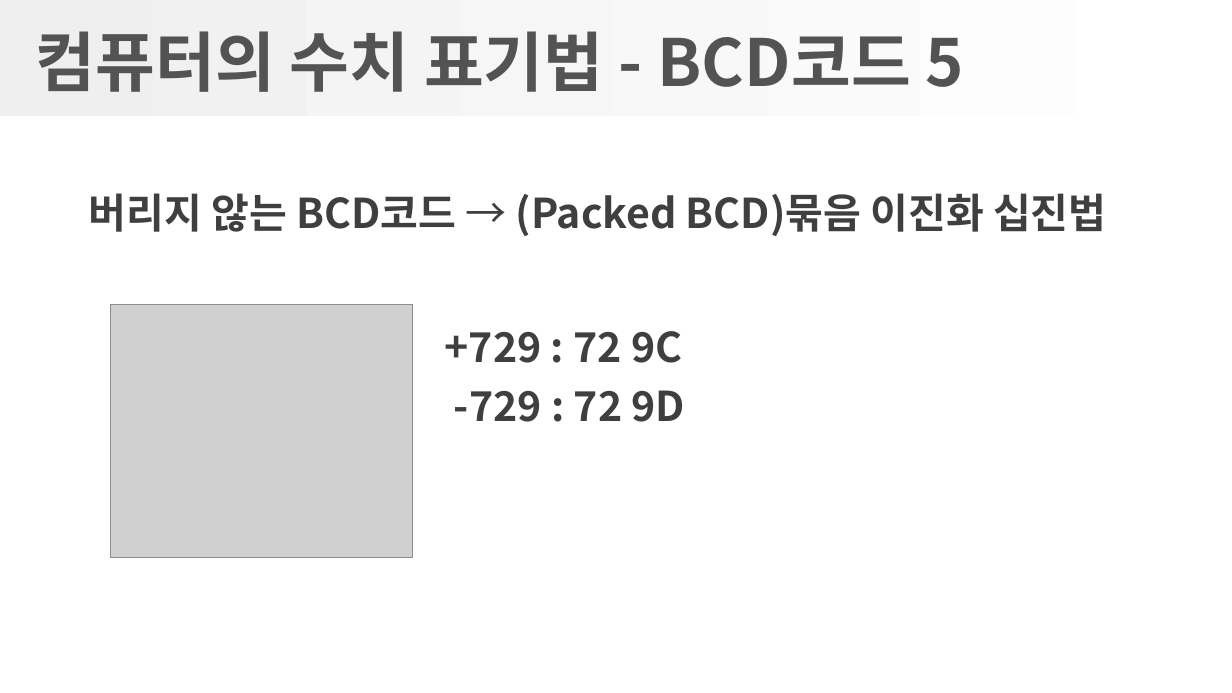
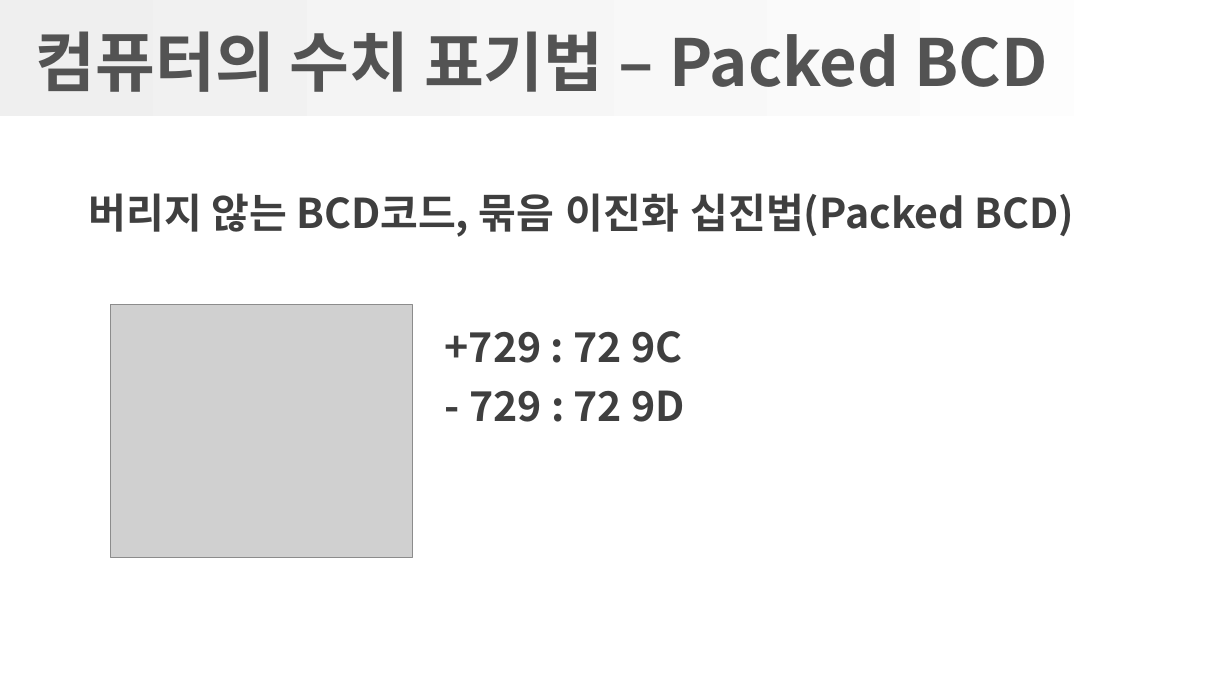
Before and after one commit to gatherKnowledge/Presentation, a slide deck: slide 36 of GreatCode/1-2장_수치표기법.pptx. Drawn at 1232x693 pixels with LibreOffice and Linux fonts; fonts in the diff are those of the drawing; grey boxes stand for pictures; background and template pictures are left out. Boxes give left, top, right and bottom in pixels: in the first picture for what was removed or moved away, otherwise in the second. Text is boxed around its words. In the diff, an @@ line names an element or a change of style, - is before the commit and + after.

```diff
--- a/GreatCode/1-2장_수치표기법.pptx
+++ b/GreatCode/1-2장_수치표기법.pptx
@@ title at (36, 31, 1047, 92): text changed @@
-컴퓨터의 수치 표기법 - BCD코드 5
+컴퓨터의 수치 표기법 – Packed BCD
@@ text at (89, 193, 1074, 237): text changed @@
-버리지 않는 BCD코드 → (Packed BCD)묶음 이진화 십진법
+버리지 않는 BCD코드, 묶음 이진화 십진법(Packed BCD)
@@ text at (469, 390, 685, 422): spaces changed @@
--729 : 72 9D
+- 729 : 72 9D
```
Also in this commit, not shown: 11 other slides changed, 1 slide added, 30 slides removed, 2 other files.
